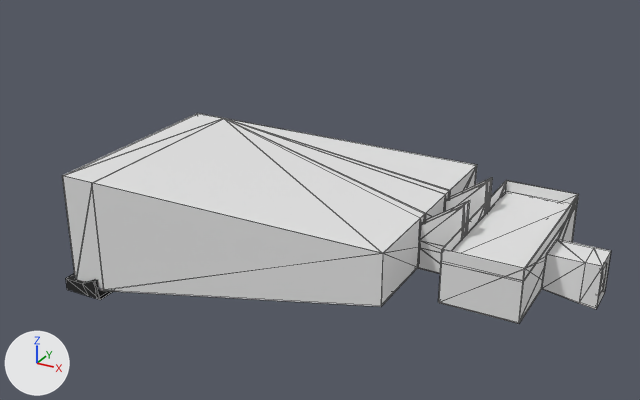
Before and after pictures for a commit that changed the glTF model public/levels/room5555-left.glb.
Before and after are seen from a 50 mm camera at (15.1, -106.8, 66.2) aimed at (-52.4, 15.9, 4.8). Arrows for +X, +Y and +Z are at lower left; the lights stay in place. The older version comes first. Mesh edges are drawn as thin lines. Where no turn or scale is listed for an object, it has been applied to the vertices. Vertices at exactly the same position are counted once.

Names of what the first picture shows: 'Ceiling', 'Room.001', 'Stage' and 1 more.
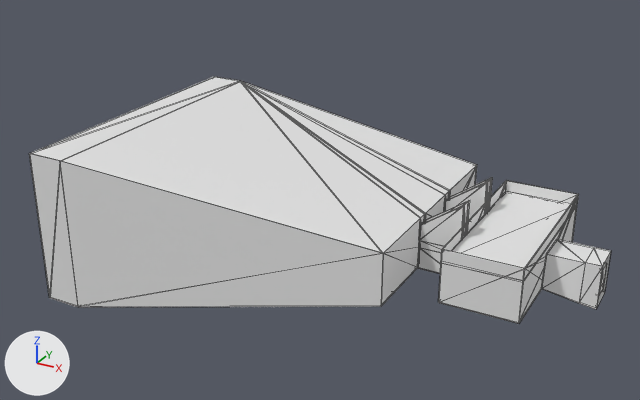
Location of each change, [x1, y1, x2, y2] in pixels of the pictures (640 x 400 px; the box of a moved part takes in the faces that stretch with it):
'Room.001', reshaped (6% wider, 17% taller)
    before: [62, 113, 611, 324]
    after: [29, 77, 611, 324]
part 1 of me_mesh_005, moved or reshaped
    before: [62, 113, 476, 306]
    after: [29, 77, 476, 307]

What the commit changed:
me_mesh_005 is used by ob_room_001; location (7.9, 15.9, 0.0).
Before the commit, vertices of me_mesh_005: 21 (-93.4, 19.3, -12.1), 22 (-93.4, -19.7, -12.1) at pixel (104, 289), 142 (-93.4, -19.7, 8.5) at pixel (92, 183), 143 (-93.4, 19.3, 8.5) at pixel (223, 118), 160 (-100.0, 19.3, -12.1).
Before the commit, vertices of me_mesh_005: 161 (-100.0, -19.7, -12.1), 162 (-100.0, -19.7, 8.5) at pixel (63, 176), 163 (-100.0, 19.3, 8.5) at pixel (197, 114), 185 (-93.4, 19.4, -12.3), 186 (-93.4, -19.8, -12.3) at pixel (103, 290).
Before the commit, vertices of me_mesh_005: 306 (-93.4, -19.8, 8.6) at pixel (91, 182), 307 (-93.4, 19.4, 8.6) at pixel (223, 118), 324 (-100.1, 19.4, -12.3), 325 (-100.1, -19.8, -12.3), 326 (-100.1, -19.8, 8.6) at pixel (62, 175).
Before the commit, vertices of me_mesh_005: 327 (-100.1, 19.4, 8.6) at pixel (197, 113).
me_mesh_005 had 356 vertices, 780 faces and spanned x -100.1..-12.0, y -19.8..19.4, z -12.3..12.2.
me_mesh_005 now has 356 vertices, 780 faces and spans x -100.1..-12.0, y -26.4..26.0, z -12.3..14.8.
Part 1, on me_mesh_005:
Vertices 22, 161, 186, 325 of me_mesh_005 move by (0.0, -6.5, 0.0).
Vertices 142, 162, 306, 326 of me_mesh_005 move by (0.0, -6.5, 6.2).
Vertices 21, 160, 185, 324 of me_mesh_005 move by (0.0, 6.5, 0.0).
Vertices 143, 163, 307, 327 of me_mesh_005 move by (0.0, 6.5, 6.2).
